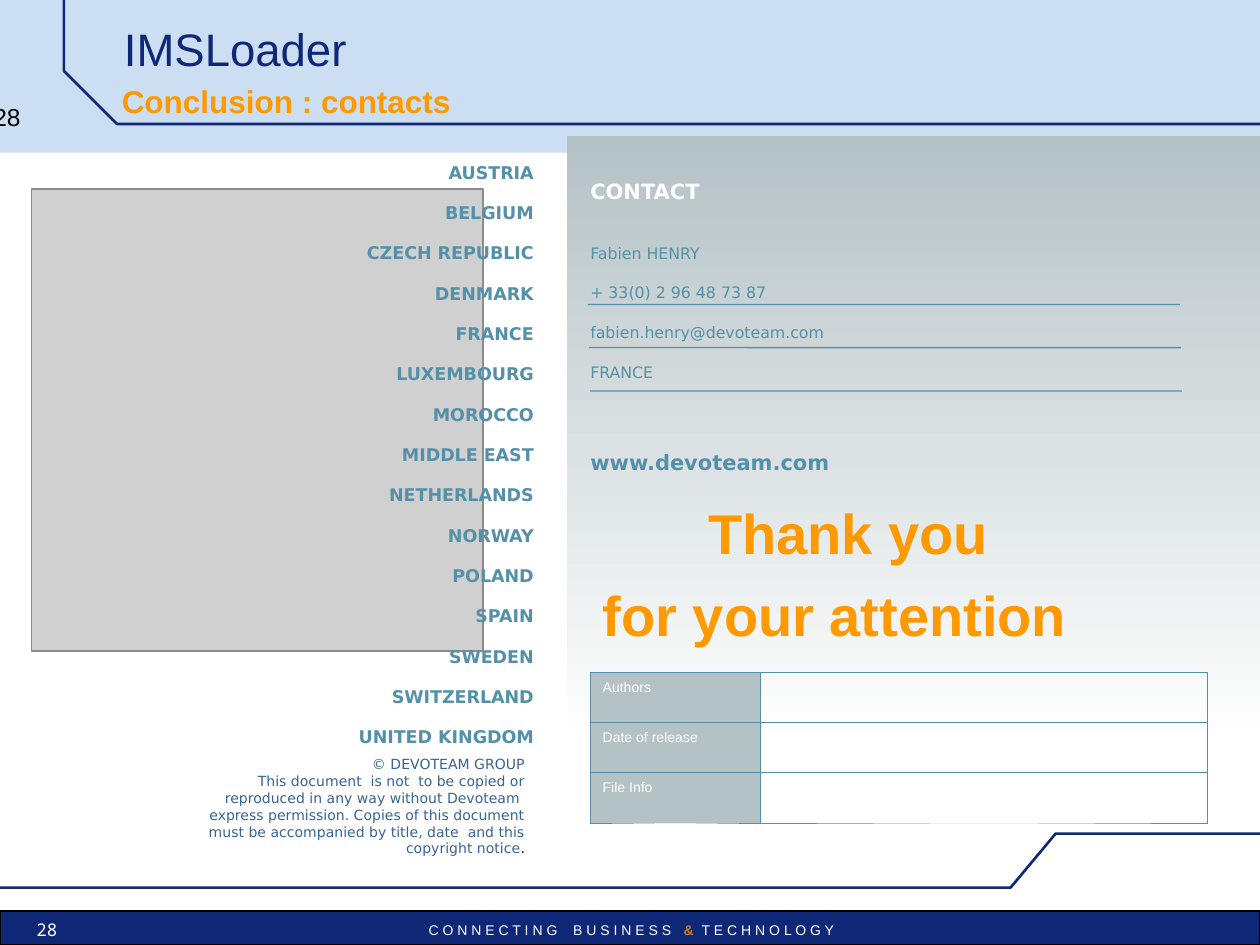
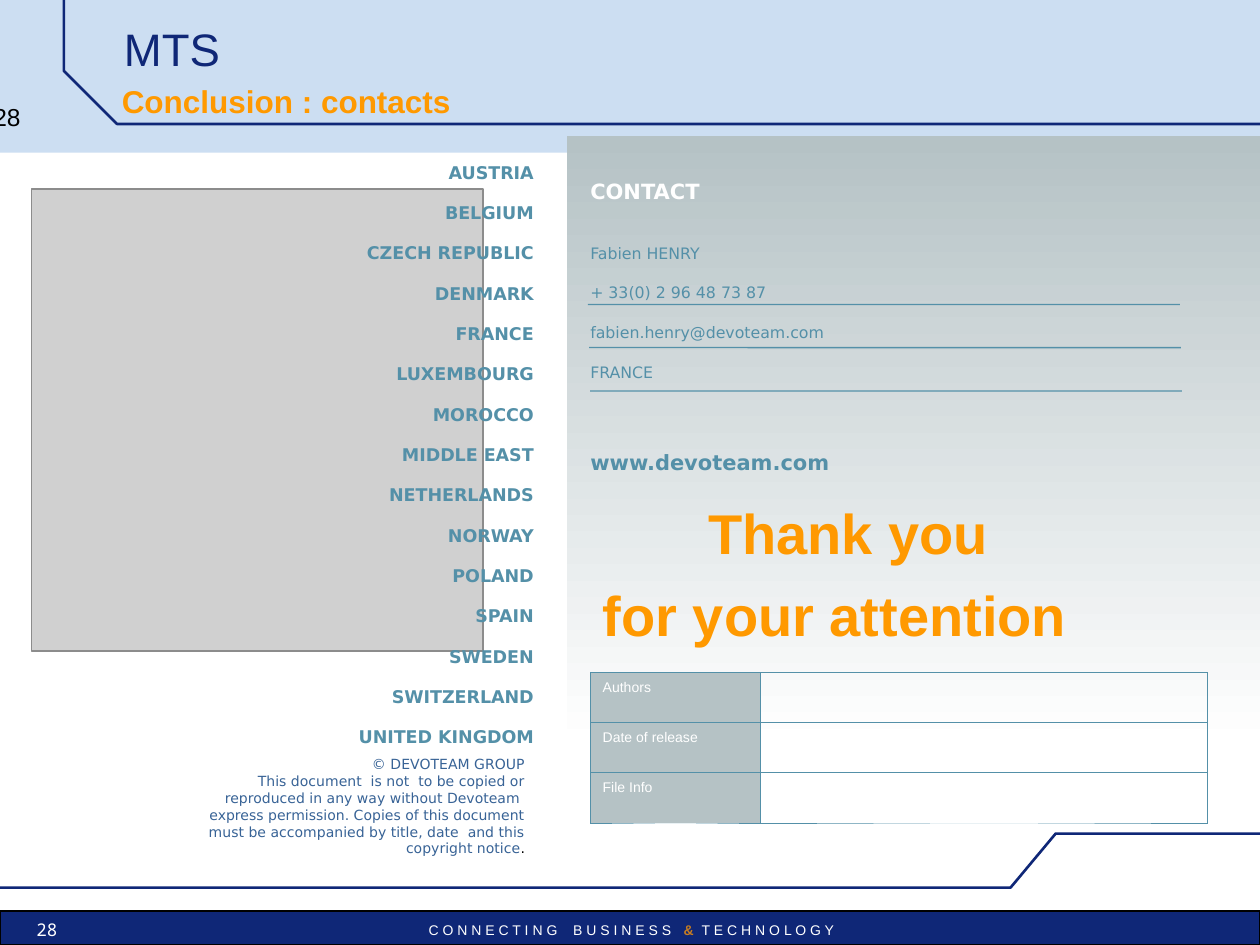
Before and after one commit to vu3mmg/mts-project, a slide deck: slide 28 of trunk/mts/src/main/doc/MTS-Pres-technical.ppt. Drawn at 1260x945 pixels with LibreOffice and Linux fonts; fonts in the diff are those of the drawing; grey boxes stand for pictures; background and template pictures are left out. Boxes give left, top, right and bottom in pixels: in the first picture for what was removed or moved away, otherwise in the second. Text is boxed around its words. In the diff, an @@ line names an element or a change of style, - is before the commit and + after.

```diff
--- a/trunk/mts/src/main/doc/MTS-Pres-technical.ppt
+++ b/trunk/mts/src/main/doc/MTS-Pres-technical.ppt
@@ title at <box>124,34,220,67</box>: text changed @@
-IMSLoader
+MTS
```
Also in this commit, not shown: 27 other slides changed, 35 other files.
